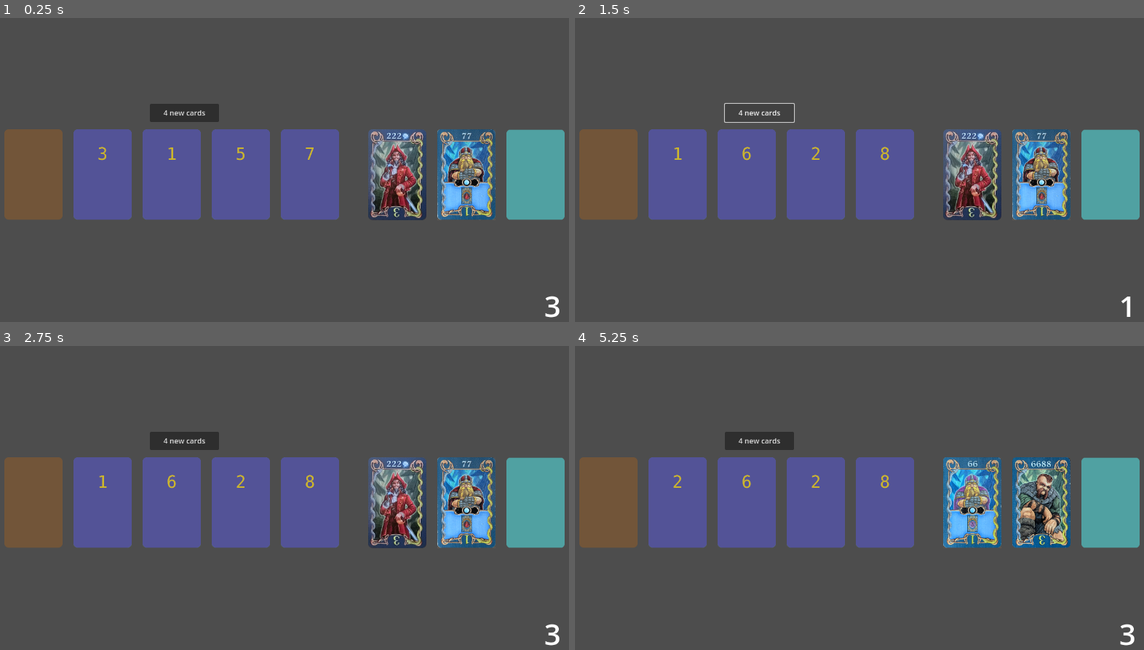
Above: before the commit, frames 1-4 (two rows, left to right).
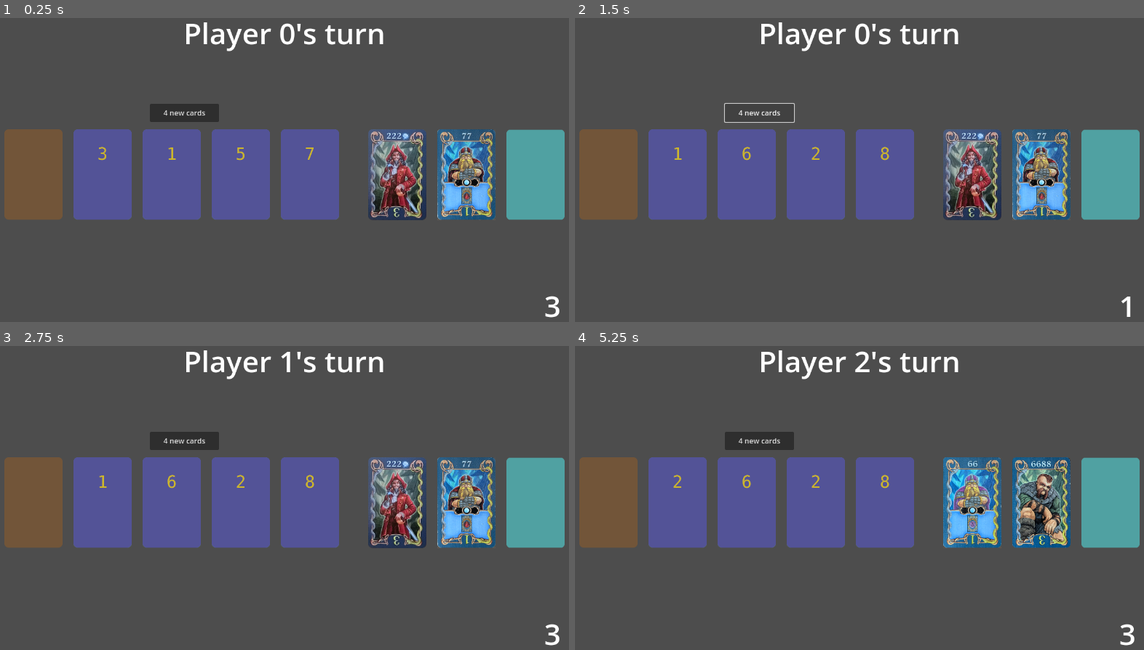
Above: after the commit, the same moments.

Repository: vbackeberg/game1
Game: Godot game, scene res://main.tscn
Two runs of this game, one before a commit and one after it. Both use one fixed random seed, a clock stepped at 60 frames per second and the inputs below.
Inputs (mouse positions are in pixels of both pictures, inside the frame that each line leads up to):
- Up to frame 1 (0.25 s): no input
- Up to frame 2 (1.5 s): click "4 new cards" at 0.5 s; click "4 new cards" at 1.25 s
- Up to frame 3 (2.75 s): click (34, 504) at 2 s
- Up to frame 4 (5.25 s): click (1109, 504) at 2.75 s; click (1041, 504) at 3.5 s; click (973, 504) at 4.27 s; click (677, 504) at 5 s

The runs differ from the first frame. In frame 1, 0.9% of the frame differs, in the area x 32-68%, y 1-12%; in frame 2, 0.9%; in frame 3, 0.8%; in frame 4, 0.9%.
Error in both runs: Invalid call to function 'add_character' in base 'Node2D (player_area.gd)'. Expected 4 arguments. (res://middle_area.gd:74)

Commit message:
Show current player on top

Diff:
--- a/main.gd
+++ b/main.gd
@@ -20,6 +20,7 @@
 	currentPlayer.actionsLeft = 3
 	currentPlayer.action_used.connect(_on_action_used)
 	$ActionsLeftLabel.text = str(currentPlayer.actionsLeft)
+	$CurrentPlayerLabel.text = "Player " + str(currentPlayerIdx) + "'s turn"
 
 func _input(event):
 	if event.is_action_pressed("ui_accept"): # Space bar
@@ -45,6 +46,7 @@
 	if currentPlayer.actionsLeft == 0:
 		print("All actions used. Next player's turn.")
 		_next_player()
+		$CurrentPlayerLabel.text = "Player " + str(currentPlayerIdx) + "'s turn"
 
 	$ActionsLeftLabel.text = str(currentPlayer.actionsLeft)
 
--- a/main.tscn
+++ b/main.tscn
@@ -31,6 +31,15 @@
 horizontal_alignment = 2
 vertical_alignment = 2
 
+[node name="CurrentPlayerLabel" type="Label" parent="."]
+anchors_preset = 10
+anchor_right = 1.0
+offset_bottom = 88.0
+grow_horizontal = 2
+theme_override_font_sizes/font_size = 64
+text = "Player 1's turn"
+horizontal_alignment = 1
+
 [connection signal="visibility_changed" from="PlayerArea" to="PlayerArea" method="_on_visibility_changed"]
 [connection signal="visibility_changed" from="PlayerArea2" to="PlayerArea2" method="_on_visibility_changed"]
 [connection signal="visibility_changed" from="PlayerArea3" to="PlayerArea3" method="_on_visibility_changed"]
